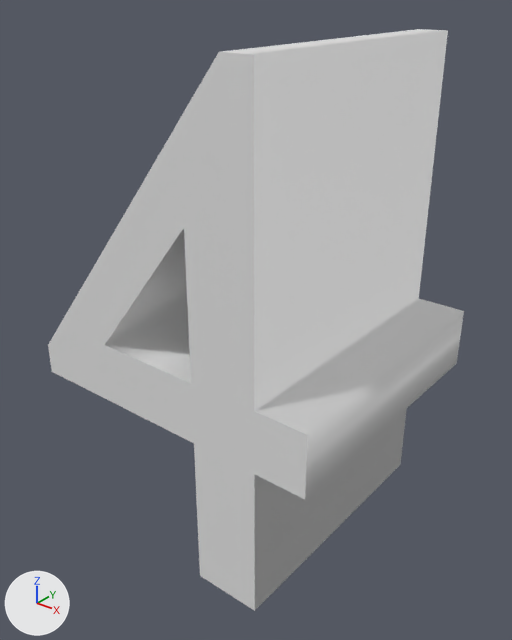
The Blender file objects/4.blend, before and after one commit.
Camera for both pictures: a camera (50 mm lens) standing at (12.34, -10.92, 11.32) and looking at (3.76, -0.2, 4.67). Lighting does not change. The marker at lower left points along +X, +Y and +Z. Text is drawn in Blender's own font.

The older version as bpy lines, for what is in view:
```python
txt_texto = bpy.data.curves.new('Texto', 'FONT')
txt_texto.body = '4'
txt_texto.extrude = 3.0
ob_texto = bpy.data.objects.new('Texto', txt_texto)
ob_texto.location = (0.0, 0.0, 0.0)
ob_texto.rotation_euler = (1.571, 0.0, 0.0)  # degrees (90, 0, 0)
ob_texto.scale = (15.0, 15.0, 1.0)
```
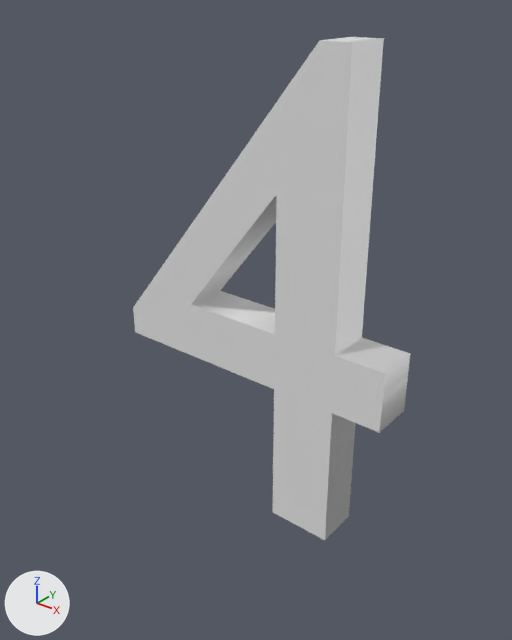
The change, as JSON lines over the scene's bpy script:
```json
{"op": "set", "path": "txt_texto.extrude", "old": "3.0", "new": "0.5"}
```

What differs and where, as boxes (x1, y1, x2, y2) in the pictures (512 x 640 px):
```json
{"object": "Texto", "change": "reshaped", "before": [48, 29, 464, 611], "after": [133, 37, 410, 540], "on screen": "33% narrower, 14% shorter"}
```
